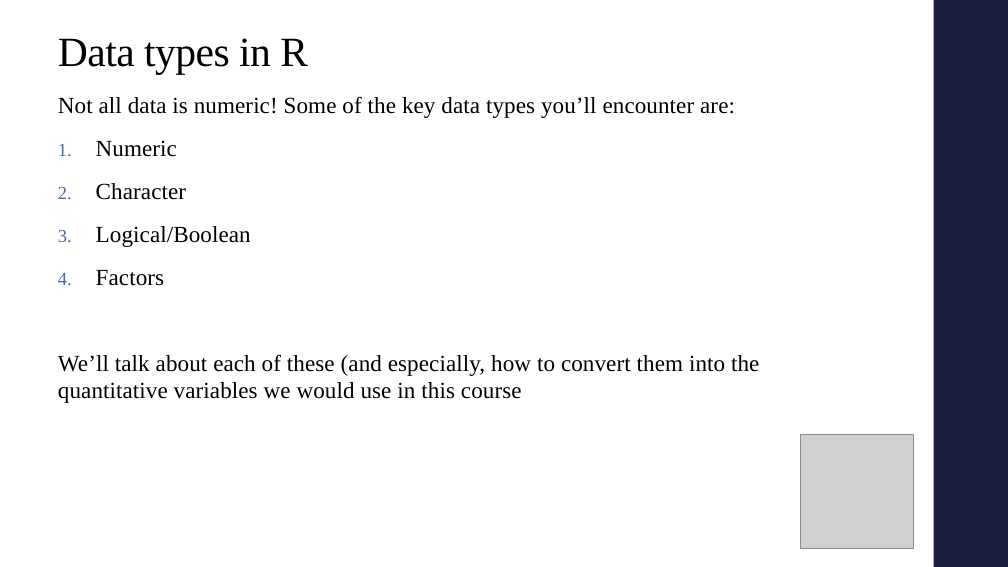
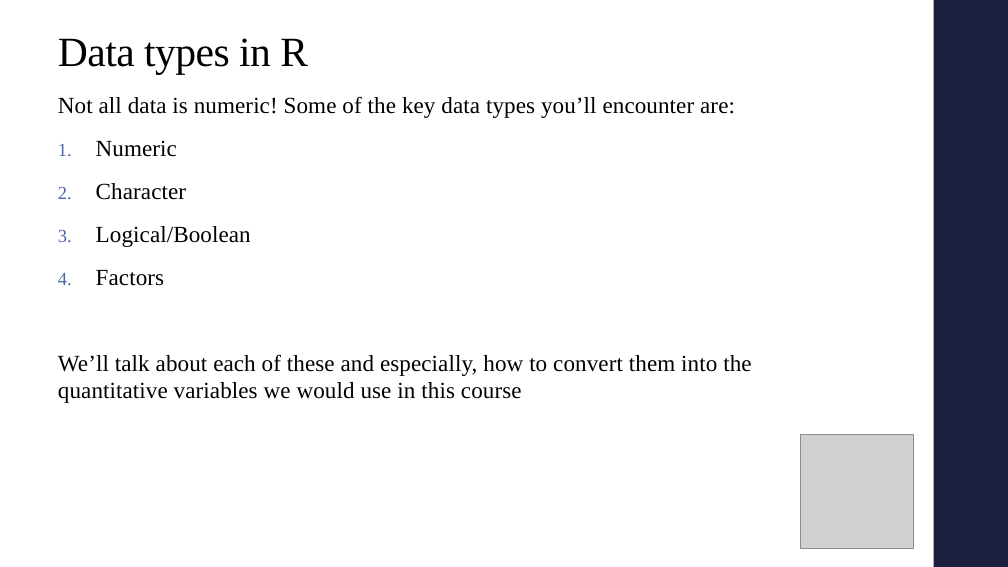
Before and after one commit to alex-hoagland/HAD5772, a slide deck: slide 10 of Lectures/Lecture02_Intro-to-R_DescriptiveStatistics/Lecture2_RIntro_Descriptives.pptx (slide 11 before the commit). Drawn at 1008x567 pixels with LibreOffice and Linux fonts; fonts in the diff are those of the drawing; grey boxes stand for pictures. Boxes give left, top, right and bottom in pixels: in the first picture for what was removed or moved away, otherwise in the second. Text is boxed around its words. In the diff, an @@ line names an element or a change of style, - is before the commit and + after.

```diff
--- a/Lectures/Lecture02_Intro-to-R_DescriptiveStatistics/Lecture2_RIntro_Descriptives.pptx
+++ b/Lectures/Lecture02_Intro-to-R_DescriptiveStatistics/Lecture2_RIntro_Descriptives.pptx
@@ text at [58, 354, 751, 403]: text changed @@
-We’ll talk about each of these (and especially, how to convert them into the quantitative variables we would use in this course
+We’ll talk about each of these and especially, how to convert them into the quantitative variables we would use in this course
```
Also in this commit, not shown: 3 other slides changed, 1 slide removed, 3 other files.
